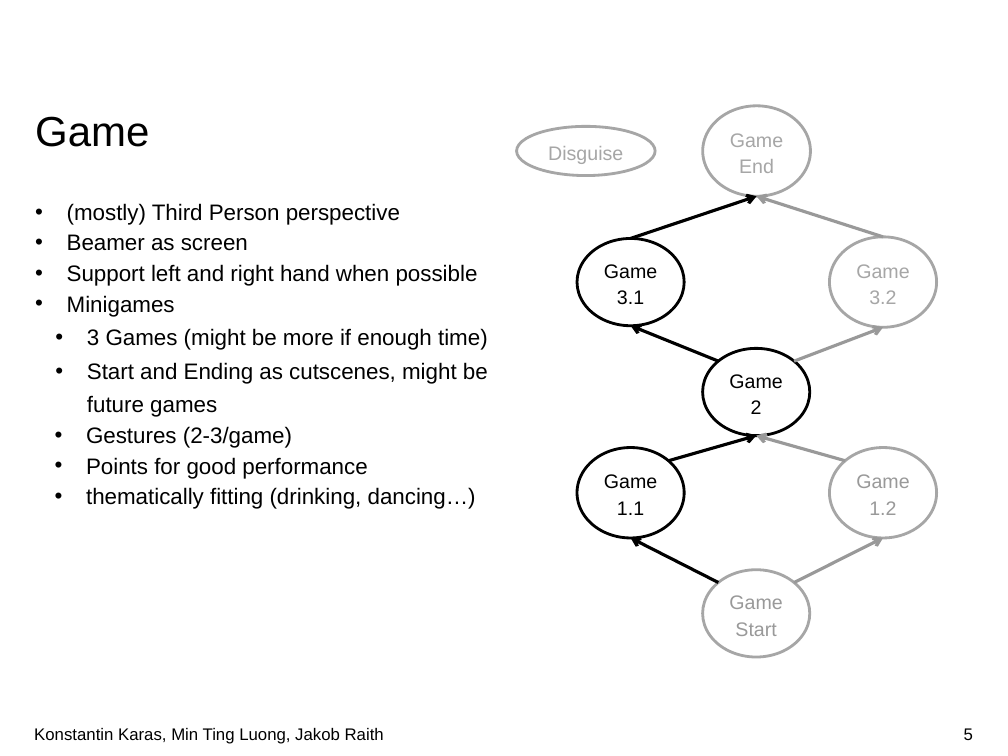
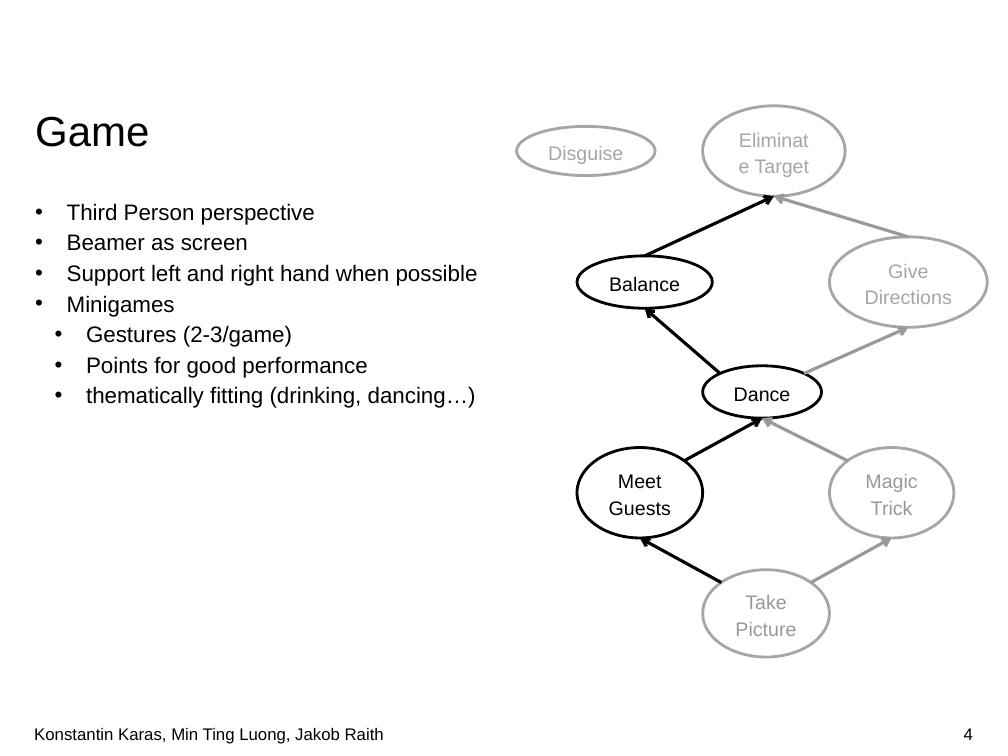
Before and after one commit to doingitraith/TaViS2019, a slide deck: slide 4 of Documents/Presentation.pptx (slide 5 before the commit). Drawn at 1008x756 pixels with LibreOffice and Linux fonts; fonts in the diff are those of the drawing; background and template pictures are left out. Boxes give left, top, right and bottom in pixels: in the first picture for what was removed or moved away, otherwise in the second. Text is boxed around its words. In the diff, an @@ line names an element or a change of style, - is before the commit and + after.

Commit message:
slides update

```diff
--- a/Documents/Presentation.pptx
+++ b/Documents/Presentation.pptx
@@ ellipse removed at [703, 106, 810, 197] @@
-Game End
@@ ellipse added at [703, 106, 845, 197], outline #A6A6A6 2 pt, 14 pt, text #A6A6A6 @@
+Eliminate Target
@@ text at [67, 203, 315, 225]: text changed @@
-• (mostly) Third Person perspective
+• Third Person perspective
@@ arrow moved from (631, 239) - (757, 197) to (645, 256) - (774, 197) @@
@@ arrow moved from (883, 237) - (757, 197) to (908, 237) - (774, 197) @@
@@ ellipse removed at [577, 239, 683, 327] @@
-Game 3.1
@@ ellipse removed at [830, 237, 936, 328] @@
-Game 3.2
@@ ellipse added at [830, 237, 987, 328], outline #A6A6A6 2 pt, 14 pt, text #A6A6A6 @@
+Give Directions
@@ ellipse added at [577, 256, 712, 308], outline #000000 2 pt, 14 pt, text #000000 @@
+Balance
@@ text at [87, 328, 488, 417]: paragraphs removed @@
-    • 3 Games (might be more if enough time)
-    • Start and Ending as cutscenes, might be
-      future games
@@ arrow moved from (719, 361) - (631, 326) to (720, 374) - (645, 308) @@
@@ arrow moved from (794, 361) - (883, 328) to (804, 374) - (908, 328) @@
@@ ellipse removed at [703, 349, 809, 436] @@
-Game 2
@@ ellipse added at [703, 366, 822, 418], outline #000000 2 pt, 14 pt, text #000000 @@
+Dance
@@ arrow moved from (668, 461) - (756, 435) to (684, 461) - (762, 418) @@
@@ arrow moved from (845, 461) - (756, 435) to (848, 461) - (762, 418) @@
@@ ellipse removed at [577, 448, 683, 538] @@
-Game 1.1
@@ ellipse added at [577, 448, 703, 538], outline #000000 2 pt, 14 pt, text #000000 @@
+Meet Guests
@@ ellipse removed at [830, 448, 936, 538] @@
-Game 1.2
@@ ellipse added at [830, 448, 954, 538], outline #A6A6A6 2 pt, 14 pt, text #999999 @@
+Magic Trick
@@ arrow moved from (719, 583) - (631, 538) to (722, 583) - (640, 538) @@
@@ arrow moved from (794, 583) - (883, 538) to (810, 583) - (892, 538) @@
@@ ellipse removed at [703, 570, 809, 657] @@
-GameStart
@@ ellipse added at [703, 570, 830, 657], outline #A6A6A6 2 pt, 14 pt, text #999999 @@
+Take Picture
@@ page number at [964, 728, 973, 740]: text changed @@
-5
+4
```
Also in this commit, not shown: 1 other slide changed, 1 slide removed.
